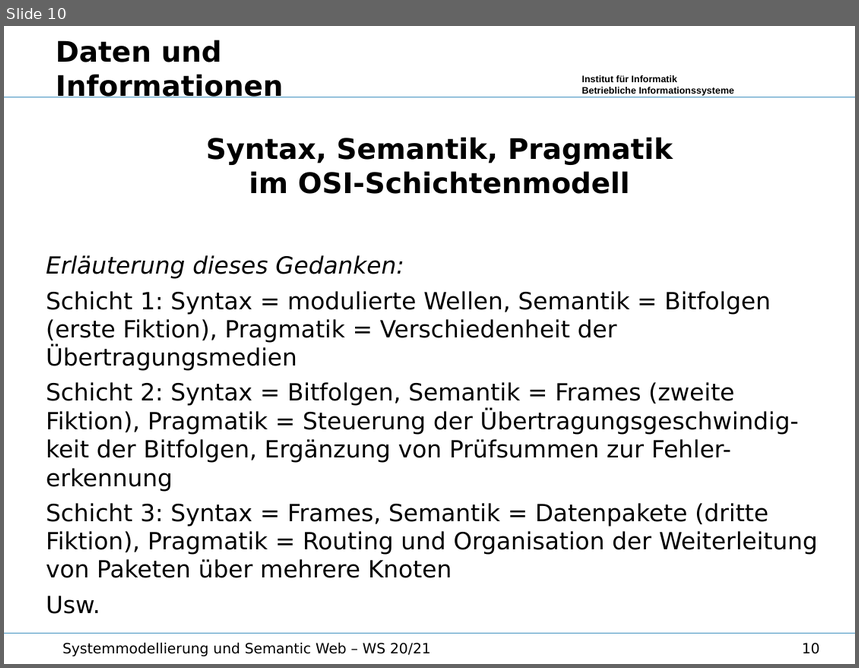
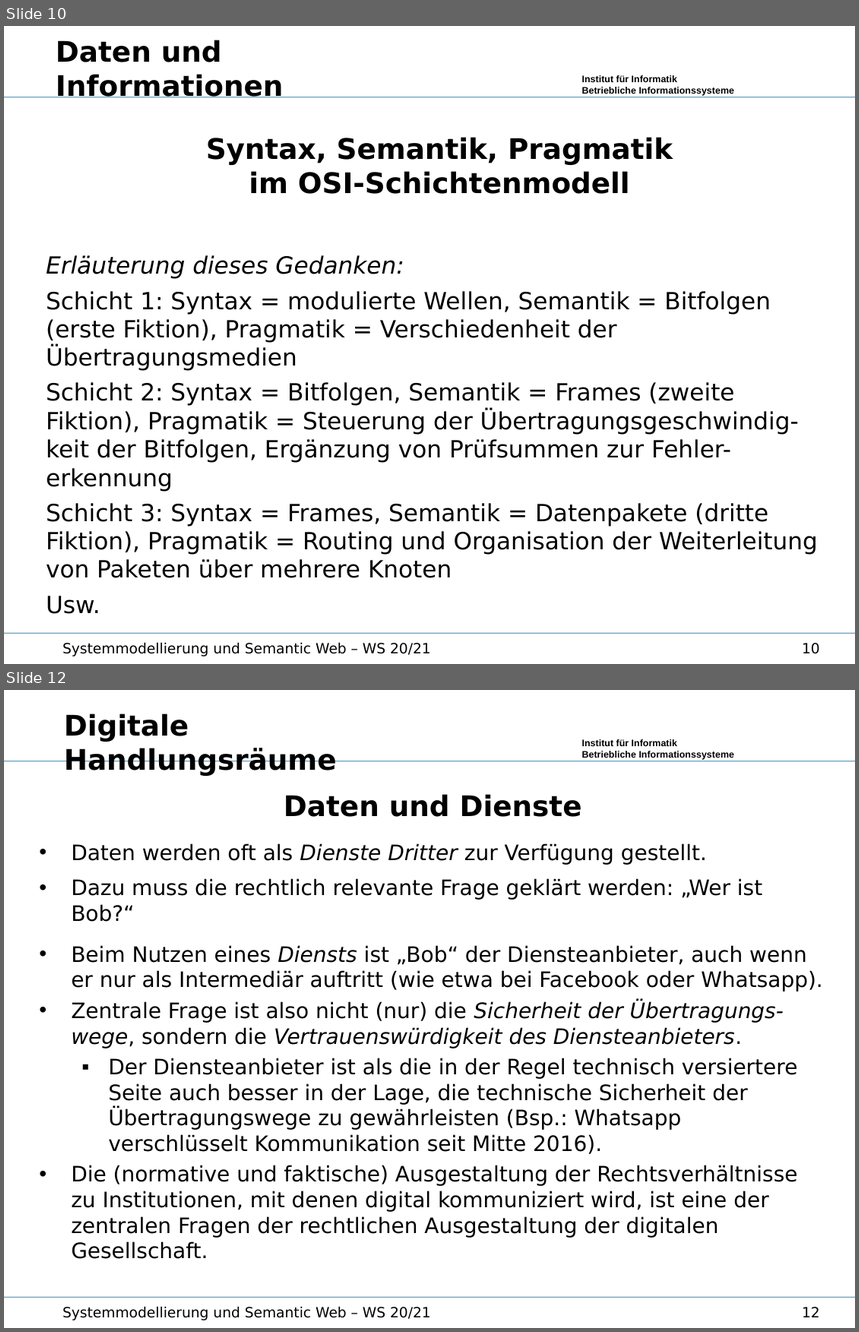
Before and after one commit to wumm-project/Leipzig-Seminar, a slide deck: Wintersemester-2020/Vorlesung/DatenInformationen.odp. Shown one above the other, each under a label of ours: slide 10 before the commit, slides 10 and 12 after it; the slides between them are not shown. The pictures are 859x668 and 859x1332 pixels, drawn with LibreOffice and Linux fonts; fonts in the diff are those of the drawing; background and template pictures are left out. Boxes give left, top, right and bottom in pixels: in the first picture for what was removed or moved away, otherwise in the second. Text is boxed around its words. In the diff, an @@ line names an element or a change of style, - is before the commit and + after.

```diff
--- a/Wintersemester-2020/Vorlesung/DatenInformationen.odp
+++ b/Wintersemester-2020/Vorlesung/DatenInformationen.odp
@@ slide 12 added at <box>4,690,855,1328</box>, background #FFFFFF; not listed: 3 template elements that a slide beside it also shows @@
@@ text added at <box>64,714,337,775</box>, 24 pt, text #000000, bold @@
+Digitale Handlungsräume
@@ text added at <box>71,794,823,1259</box>, 18 pt, text #000000 @@
+Daten und Dienste
+• Daten werden oft als Dienste Dritter zur Verfügung gestellt.
+• Dazu muss die rechtlich relevante Frage geklärt werden: „Wer ist Bob?“
+• Beim Nutzen eines Diensts ist „Bob“ der Diensteanbieter, auch wenn er nur als Intermediär auftritt (wie etwa bei Facebook oder Whatsapp).
+• Zentrale Frage ist also nicht (nur) die Sicherheit der Übertragungs-wege, sondern die Vertrauenswürdigkeit des Diensteanbieters.
+  ▪ Der Diensteanbieter ist als die in der Regel technisch versiertere Seite auch besser in der Lage, die technische Sicherheit der Übertragungswege zu gewährleisten (Bsp.: Whatsapp verschlüsselt Kommunikation seit Mitte 2016).
+• Die (normative und faktische) Ausgestaltung der Rechtsverhältnisse zu Institutionen, mit denen digital kommuniziert wird, ist eine der zentralen Fragen der rechtlichen Ausgestaltung der digitalen Gesellschaft.
@@ text added at <box>63,1307,431,1321</box>, 12 pt, text #000000 @@
+Systemmodellierung und Semantic Web – WS 20/21
@@ page number added at <box>802,1307,820,1318</box>, 12 pt, text #000000 @@
+12
```
Also in this commit, not shown: 1 other slide added, 4 other files.
